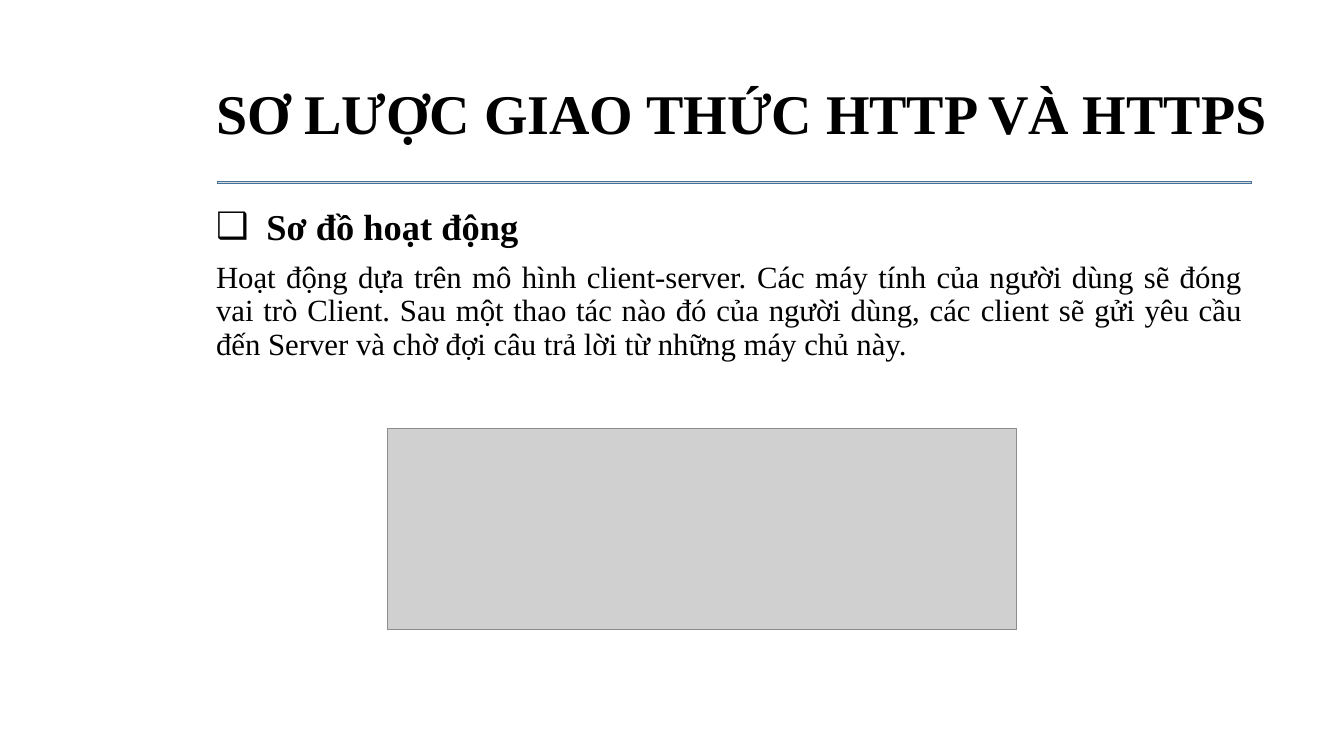
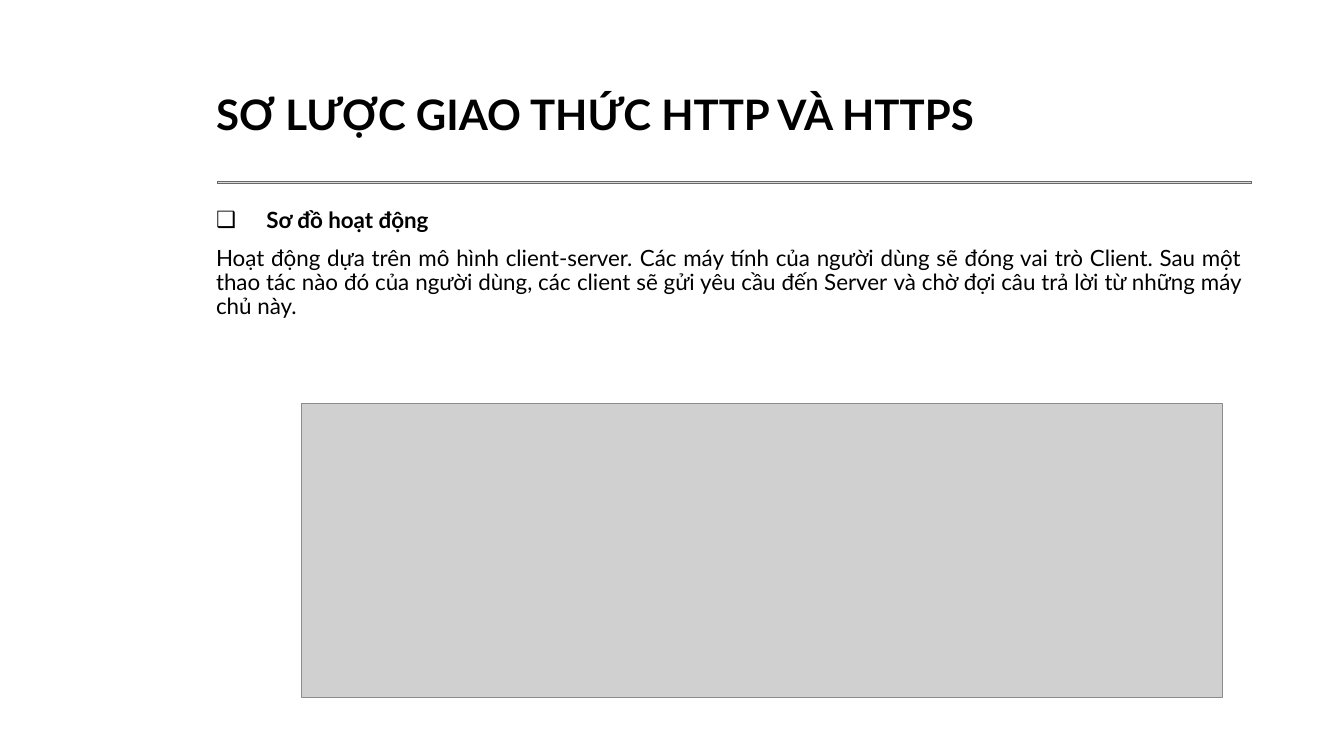
Before and after one commit to daotuyen9244/Indruino-Iot-Project, a slide deck: slide 4 of FW/Thanh/get_post/POST_GET.pptx. Drawn at 1344x756 pixels with LibreOffice and Linux fonts; fonts in the diff are those of the drawing; grey boxes stand for pictures; background and template pictures are left out. Boxes give left, top, right and bottom in pixels: in the first picture for what was removed or moved away, otherwise in the second. Text is boxed around its words. In the diff, an @@ line names an element or a change of style, - is before the commit and + after.

```diff
--- a/FW/Thanh/get_post/POST_GET.pptx
+++ b/FW/Thanh/get_post/POST_GET.pptx
@@ title "SƠ LƯỢC GIAO THỨC HTTP ..." at box(216, 94, 974, 138): size 40 to 30 pt, font Times New Roman to Lato @@
@@ text "Sơ đồ hoạt động" at box(216, 210, 1242, 318): size 26 to 16 pt in "Sơ đồ hoạt động"; font Times New Roman to Lato, size 22 to 16 pt @@
@@ picture: place and size @@
-picture at box(388, 429, 1017, 629)
+picture at box(302, 404, 1223, 699)
```
Also in this commit, not shown: 9 other slides changed, 5 other files.
